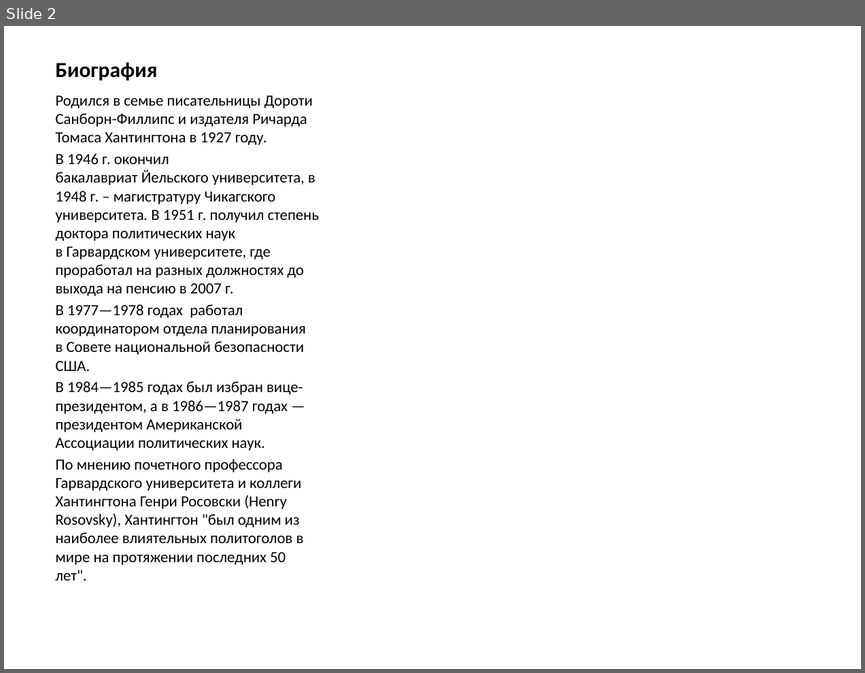
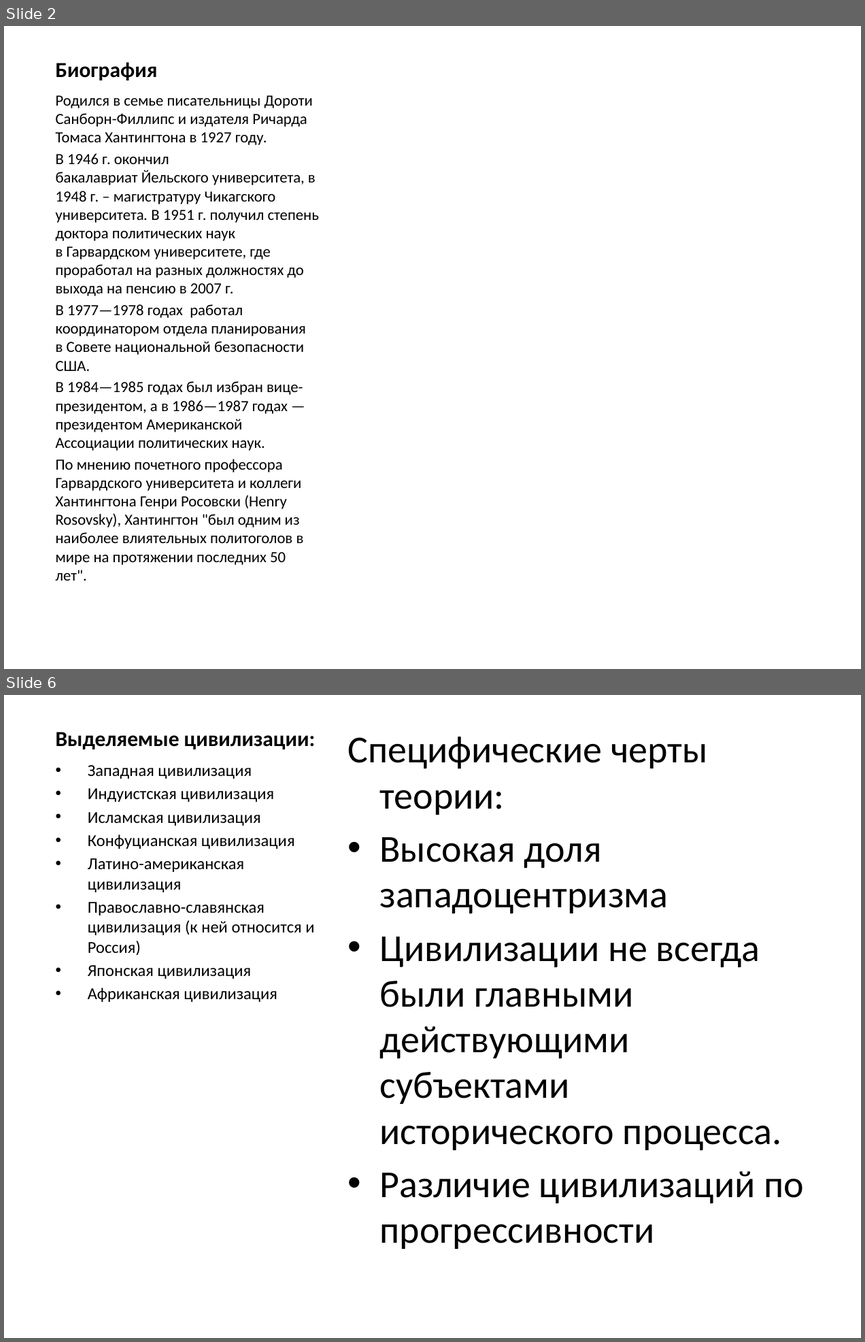
Before and after one commit to IAKalash/MyRep, a slide deck: Other/Сэмюэл Филлипс Хантингтон.pptx. Shown one above the other, each under a label of ours: slide 2 before the commit, slides 2 and 6 after it; the slides between them are not shown. The pictures are 865x673 and 865x1342 pixels, drawn with LibreOffice and Linux fonts; fonts in the diff are those of the drawing. Boxes give left, top, right and bottom in pixels: in the first picture for what was removed or moved away, otherwise in the second. Text is boxed around its words. In the diff, an @@ line names an element or a change of style, - is before the commit and + after.

```diff
--- a/Other/Сэмюэл Филлипс Хантингтон.pptx
+++ b/Other/Сэмюэл Филлипс Хантингтон.pptx
@@ slide 6 added at [4,695,861,1338], background #FFFFFF @@
@@ title added at [56,732,315,749], 18 pt, text #000000, bold @@
+Выделяемые цивилизации:
@@ text added at [347,736,804,1249], 32 pt, text #000000 @@
+Специфические черты теории:
+• Высокая доля западоцентризма
+• Цивилизации не всегда были главными действующими субъектами исторического процесса.
+• Различие цивилизаций по прогрессивности
@@ text added at [88,765,314,1002], 14 pt, text #000000 @@
+• Западная цивилизация
+• Индуистская цивилизация
+• Исламская цивилизация
+• Конфуцианская цивилизация
+• Латино-американская цивилизация
+• Православно-славянская цивилизация (к ней относится и Россия)
+• Японская цивилизация
+• Африканская цивилизация
```
Also in this commit, not shown: 1 slide changed, 3 other slides added, 1 other file.
